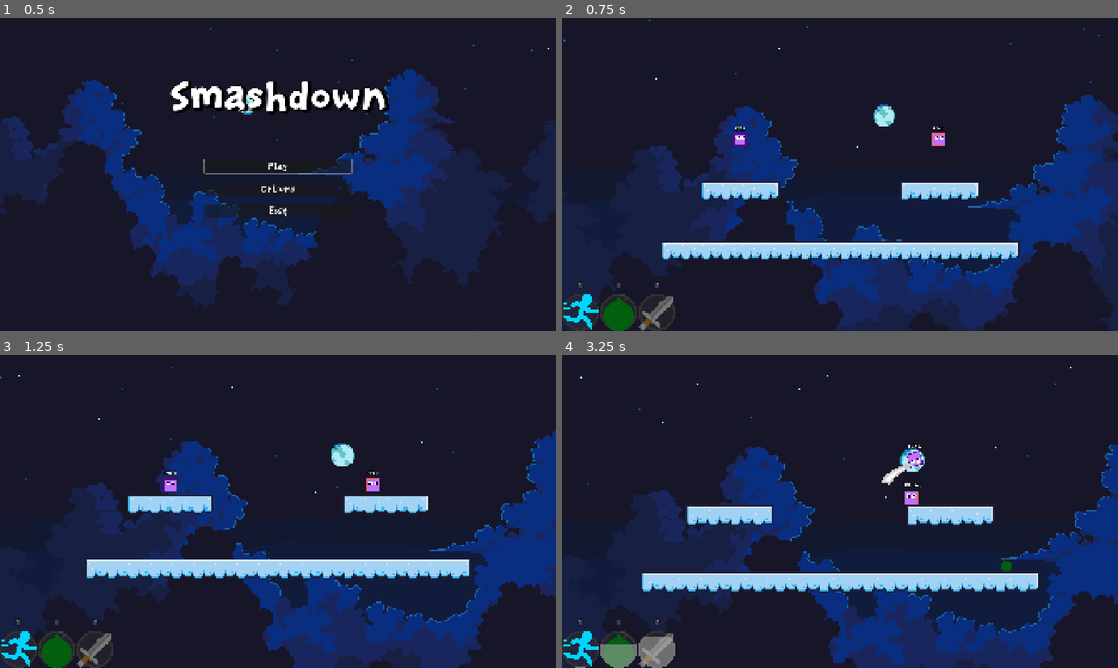
Above: before the commit, frames 1-4 (two rows, left to right).
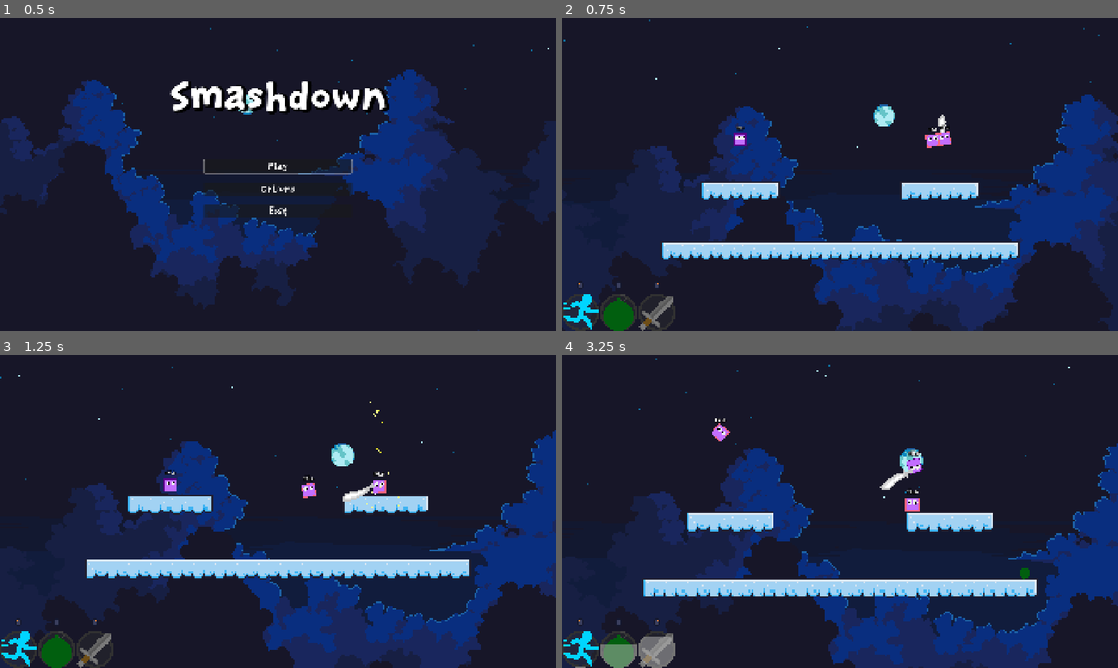
Above: after the commit, the same moments.

Repository: BoppleOpple/beat-the-clock
Game: Godot game, scene res://ui/main_menu/main_menu.tscn
The game is run twice, just before and just after one commit, with the same random seed, the same clock (stepped at 60 frames per second) and the same inputs.
Inputs (mouse positions are in pixels of both pictures, inside the frame that each line leads up to):
- Up to frame 1 (0.5 s): no input
- Up to frame 2 (0.75 s): click "Play" at 0.5 s
- Up to frame 3 (1.25 s): no input
- Up to frame 4 (3.25 s): move the mouse to (734, 486) at 1.27 s; hold D (gameplay_right) 1.28-2.03 s; click (734, 486) at 1.35 s; tap Space (gameplay_jump) at 1.52, 2.27 s; move the mouse to (923, 502) at 2.02 s; hold S (gameplay_down) 2.03-2.78 s; tap Middle mouse button (gameplay_ability_middle) at 2.1 s; click (923, 502) at 2.17 s; move the mouse to (895, 442) at 2.77 s; hold D (gameplay_right) from 2.78 s (still down); right-click (895, 442) at 2.85 s

Frame 1 is identical in both runs. In frame 2, 0.3% of the frame differs, in the area x 18-100%, y 30-61%; in frame 3, 0.5%; in frame 4, 9.1%, in the area x 3-100%, y 1-100%.

Commit message:
fix: stop actors from dying multiple times, causing early freeing

Diff:
--- a/actors/actor_base.gd
+++ b/actors/actor_base.gd
@@ -270,21 +270,30 @@
 
 	# TODO add preventable death maybe
 	if force or true:
-		$DeathParticles.amount = clamp(int(self.linear_velocity.length() / 25), 4, 100)
-
-		$DeathParticles.initial_velocity_min = self.linear_velocity.length() * 0.5
-		$DeathParticles.initial_velocity_max = self.linear_velocity.length() * 3
-		$DeathParticles.direction = -self.linear_velocity.rotated(-self.rotation)
-
-		$DeathParticles.emitting = true
-
-		$DeathParticles.color = $Visual/ColorRect2.color
-
 		var playback = ability_player.get_stream_playback() as AudioStreamPlaybackPolyphonic
 		if playback:
 			playback.play_stream(death_sfx, 0.0, -12.0, randf_range(2.3,3.0))
 
-		self._handle_mod_timer(DEATH_TIME_MOD)
+		if respawn:
+			$DeathParticles.amount = clamp(int(self.linear_velocity.length() / 25), 4, 100)
+
+			$DeathParticles.initial_velocity_min = self.linear_velocity.length() * 0.5
+			$DeathParticles.initial_velocity_max = self.linear_velocity.length() * 3
+			$DeathParticles.direction = -self.linear_velocity.rotated(-self.rotation)
+		else:
+			$DeathParticles.amount = 100
+
+			$DeathParticles.initial_velocity_min = 100
+			$DeathParticles.initial_velocity_max = 300
+			$DeathParticles.direction = Vector2.UP
+			$DeathParticles.spread = 180
+
+		$DeathParticles.color = $Visual/ColorRect2.color
+
+		$DeathParticles.emitting = true
+
+		if self._handle_mod_timer(DEATH_TIME_MOD) <= 0:
+			respawn = false
 
 		if motion_cause != self:
 			if is_instance_valid(motion_cause):
@@ -306,7 +315,7 @@
 	self.should_free = true
 	$Visual.visible = false
 
-func _handle_mod_timer(time: float) -> void:
+func _handle_mod_timer(time: float) -> float:
 	var label = Label.new()
 	$Visual/VisualTimer/TimerLabel/ModTime.add_child(label)
 	$Visual/VisualTimer/TimerLabel/ModTime.move_child(label,0)
@@ -321,11 +330,14 @@
 		label.text = "- " + str(abs(time))
 		$Visual/VisualTimer/TimerLabel.modulate = Color.RED
 	else:
-		return
-	if ($Timers/PlayerClock.time_left + time) >= 0.0:
-		$Timers/PlayerClock.start($Timers/PlayerClock.time_left + time)
+		return $Timers/PlayerClock.time_left
+
+	var result: float = $Timers/PlayerClock.time_left + time
+	if result >= 0.0:
+		$Timers/PlayerClock.start(result)
 	else:
-		$Timers/PlayerClock.start(0.001)
+		$Timers/PlayerClock.stop()
+
 	if $Timers/PlayerClock.time_left >= GameManager.PLAYER_MAX_TIME:
 		$Timers/PlayerClock.start(GameManager.PLAYER_MAX_TIME)
 		$Visual/VisualTimer/TimerLabel.modulate = Color.ROYAL_BLUE
@@ -333,6 +345,8 @@
 	opacity_tween.tween_property(label, "modulate:a", 0.0, 1.0)
 	opacity_tween.tween_callback(label.queue_free)
 
+	return result
+
 func get_aim_direction() -> Vector2:
 	return Vector2(1, 0)
 
@@ -393,6 +407,7 @@
 	kill(true, false)
 
 func _on_death_particles_finished() -> void:
+	print("done??")
 	if should_free:
 		self.queue_free()
 
--- a/actors/enemies/enemy_base.gd
+++ b/actors/enemies/enemy_base.gd
@@ -2,8 +2,8 @@
 extends ActorBase
 
 const GRENADE_AWARENESS_CHANCE: float = 0.5
-const TARGET_SWITCHUP_CHANCE: float = 0.01
-const FORGET_PREVIOUS_TARGET_CHANCE: float = 0.05
+const TARGET_SWITCHUP_CHANCE: float = 0.05
+const FORGET_PREVIOUS_TARGET_CHANCE: float = 0.1
 
 ###########
 # GLOBALS #
@@ -106,9 +106,18 @@
 			prev_target_node = self.motion_cause
 			return self.motion_cause
 
-	# default to player
-	prev_target_node = player_or_null
-	return player_or_null
+	# default to truly random
+	var attackable_nodes: Array[Node]
+	attackable_nodes += get_tree().get_nodes_in_group("Players")
+	attackable_nodes += get_tree().get_nodes_in_group("baddies")
+
+	attackable_nodes.erase(self)
+
+	if attackable_nodes.is_empty():
+		return null
+
+	var index = randi_range(0, attackable_nodes.size() - 1)
+	return attackable_nodes[index]
 
 func _check_recovery() -> void:
 	if $Timers/PanicTimer.time_left > 0:
--- a/actors/enemies/enemy_base.tscn
+++ b/actors/enemies/enemy_base.tscn
@@ -2,6 +2,12 @@
 
 [ext_resource type="PackedScene" uid="uid://b1anqspvwemms" path="res://actors/actor_base.tscn" id="1_d0nw6"]
 [ext_resource type="Script" uid="uid://g711xll2ltvp" path="res://actors/enemies/enemy_base.gd" id="2_4d8hh"]
+[ext_resource type="FontFile" uid="uid://dko5067st2fe4" path="res://assets/fonts/Baksoap.otf" id="3_f7x1q"]
+
+[sub_resource type="LabelSettings" id="LabelSettings_1lwnq"]
+font = ExtResource("3_f7x1q")
+outline_size = 8
+outline_color = Color(0, 0, 0, 1)
 
 [sub_resource type="CircleShape2D" id="CircleShape2D_ikrvj"]
 radius = 200.0
@@ -11,6 +17,9 @@
 
 [node name="ColorRect" parent="Visual" parent_id_path=PackedInt32Array(1189846465) index="0" unique_id=1284086352]
 color = Color(0.9722486, 0.38292152, 0.48270053, 1)
+
+[node name="TimerLabel" parent="Visual/VisualTimer" parent_id_path=PackedInt32Array(645785647) index="0" unique_id=1571675406]
+label_settings = SubResource("LabelSettings_1lwnq")
 
 [node name="StateTransitionTimer" type="Timer" parent="Timers" parent_id_path=PackedInt32Array(1078520662) index="8" unique_id=742549887]
 wait_time = 5.0
--- a/global/GameManager.gd
+++ b/global/GameManager.gd
@@ -1,6 +1,6 @@
 extends Node
 
-const PLAYER_MAX_TIME: float = 300.5
+const PLAYER_MAX_TIME: float = 30.5#300.5
 var player: PlayerData
 var player_ref: Player
 var options: Options
--- a/main.tscn
+++ b/main.tscn
@@ -33,3 +33,6 @@
 
 [node name="EnemyMelee" parent="." unique_id=950486434 instance=ExtResource("6_7mycd")]
 position = Vector2(-317, -186)
+
+[node name="EnemyMelee2" parent="." unique_id=689974674 instance=ExtResource("6_7mycd")]
+position = Vector2(-317, -186)
--- a/stages/stage_base.gd
+++ b/stages/stage_base.gd
@@ -12,4 +12,5 @@
 
 func _on_play_area_body_exited(body: Node2D) -> void:
 	if body is ActorBase:
-		body.kill(true)
+		if not body.should_free:
+			body.kill(true)
